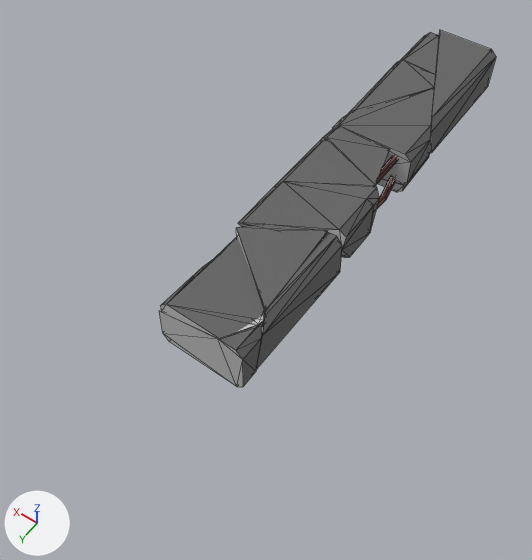
An edit to the FBX model Assets/FBXs/Val/NEW/Debris/P_PoutrePorteuseCassé.fbx, drawn before and after from the same camera.
Camera for both pictures: a 50 mm lens placed at (-1.62, 4.78, 3.5), pointed at (0.07, 2.43, -0.2). The axes (+X, +Y, +Z) are drawn at lower left. The lights are the same throughout. Mesh edges are drawn as thin lines. Where no turn or scale is listed for an object, it has been applied to the vertices. Vertices at the same position are counted once.

Script lines for the objects in view, before the commit:
```python
me_mesh = bpy.data.meshes.new('Mesh')
me_mesh.from_pydata(...)  # 334 vertices, 612 faces; spans x -0.31..0.3, y -0.07..3.17, z -0.18..0.22
# faces by material slot: [218, 110, 284]
me_mesh.materials.append(mat_08___default)  # dark grey #656565
me_mesh.materials.append(mat_02___default)  # light grey #cacaca
me_mesh.materials.append(mat_13___default)  # brown #794947
ob_p_poutreporteusecassé = bpy.data.objects.new('P_PoutrePorteuseCassé', me_mesh)
ob_p_poutreporteusecassé.location = (0.0, 0.0, 0.0)
```
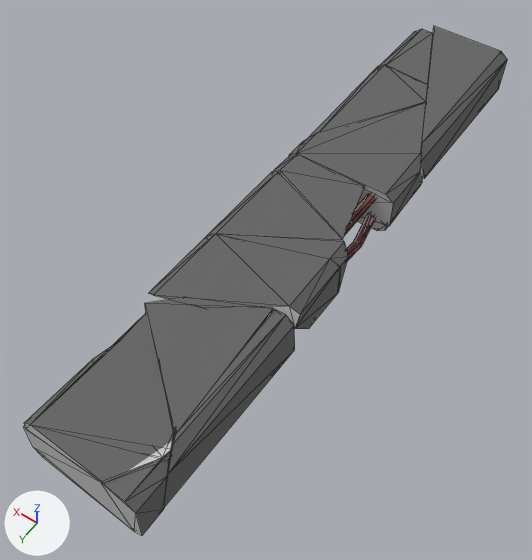
The change, as a list of edits to the scene's bpy script:
```text
Change me_mesh:
    used by ob_p_poutreporteusecassé; location = (0.0, 0.0, 0.0)
    remove me_mesh.from_pydata(...)  # 334 vertices, 612 faces; spans x -0.31..0.3, y -0.07..3.17, z -0.18..0.22
    add me_mesh.from_pydata(...)  # 333 vertices, 612 faces; spans x -0.41..0.39, y -0.09..4.12, z -0.18..0.22
    me_mesh part 1: the loose piece of 10 vertices spanning x -0.27..0.21, y -0.07..0.98, z -0.15..0.21 is scaled about the mesh origin by (1.3, 1.3, 1)
    me_mesh part 2: the loose piece of 20 vertices spanning x -0.3..0.3, y 0.57..1.32, z -0.16..0.21 is scaled about the mesh origin by (1.3, 1.3, 1)
    me_mesh part 3: the loose piece of 14 vertices spanning x -0.28..0.27, y 0.62..1.31, z -0.17..0.04 is scaled about the mesh origin by (1.3, 1.3, 1)
    me_mesh part 4: the loose piece of 16 vertices spanning x -0.09..0.3, y 0.39..1.2, z -0.18..0.22 is scaled about the mesh origin by (1.3, 1.3, 1)
    me_mesh part 5: the loose piece of 21 vertices spanning x -0.17..0.3, y -0.01..1.01, z -0.16..0.21 is scaled about the mesh origin by (1.3, 1.3, 1)
    me_mesh part 6: the loose piece of 12 vertices spanning x -0.24..0.3, y 1.31..1.67, z -0.17..0.21 is scaled about the mesh origin by (1.3, 1.3, 1)
    me_mesh part 7: the loose piece of 42 vertices spanning x -0.26..-0.16, y 1.25..2.53, z -0.13..0.03 is scaled about the mesh origin by (1.3, 1.3, 1)
    me_mesh part 8: the loose piece of 36 vertices spanning x -0.29..-0.16, y 1.25..2.51, z 0.11..0.18 is scaled about the mesh origin by (1.3, 1.3, 1)
    me_mesh part 9: the loose piece of 20 vertices spanning x -0.31..0.29, y 2.42..3.17, z -0.16..0.21 is scaled about the mesh origin by (1.3, 1.3, 1)
    me_mesh part 10: the loose piece of 14 vertices spanning x -0.29..0.27, y 2.47..3.16, z 0.0..0.21 is scaled about the mesh origin by (1.3, 1.3, 1)
    me_mesh part 11: the loose piece of 16 vertices spanning x -0.31..0.17, y 2.15..3.05, z -0.17..0.22 is scaled about the mesh origin by (1.3, 1.3, 1)
    me_mesh part 12: the loose piece of 8 vertices spanning x -0.24..0.25, y 2.17..2.86, z -0.12..0.21 is scaled about the mesh origin by (1.3, 1.3, 1)
    me_mesh part 13: a new loose piece of 32 vertices spanning x -0.39..0.39, y 1.91..3.14, z -0.16..0.21
```

Boxes (x1, y1, x2, y2) around the edits, measured in the pictures (532 x 560 px; the box of a moved part takes in the faces that stretch with it):
'P_PoutrePorteuseCassé', reshaped (43% wider, 42% taller)
    before: (159, 30, 496, 387)
    after: (24, 26, 507, 535)
part 1 of me_mesh, moved or reshaped
    before: (431, 30, 496, 153)
    after: (421, 26, 507, 179)
part 2 of me_mesh, moved or reshaped
    before: (332, 88, 434, 185)
    after: (289, 102, 426, 226)
part 3 of me_mesh, moved or reshaped
    before: (378, 156, 429, 192)
    after: (357, 185, 421, 231)
part 4 of me_mesh, moved or reshaped
    before: (347, 59, 436, 115)
    after: (307, 65, 428, 139)
part 5 of me_mesh, moved or reshaped
    before: (401, 33, 439, 74)
    after: (380, 29, 433, 84)
part 6 of me_mesh, moved or reshaped
    before: (321, 126, 389, 185)
    after: (273, 154, 364, 239)
part 7 of me_mesh, moved or reshaped
    before: (376, 176, 396, 210)
    after: (346, 214, 375, 261)
part 8 of me_mesh, moved or reshaped
    before: (375, 156, 398, 186)
    after: (344, 194, 376, 236)
part 9 of me_mesh, moved or reshaped
    before: (159, 309, 264, 387)
    after: (24, 426, 172, 535)
part 10 of me_mesh, moved or reshaped
    before: (160, 237, 265, 339)
    after: (24, 313, 174, 483)
part 11 of me_mesh, moved or reshaped
    before: (256, 233, 342, 369)
    after: (163, 309, 295, 508)
part 12 of me_mesh, moved or reshaped
    before: (236, 224, 328, 309)
    after: (145, 297, 273, 434)
part 13 of me_mesh, added
    after: (149, 172, 348, 329)
